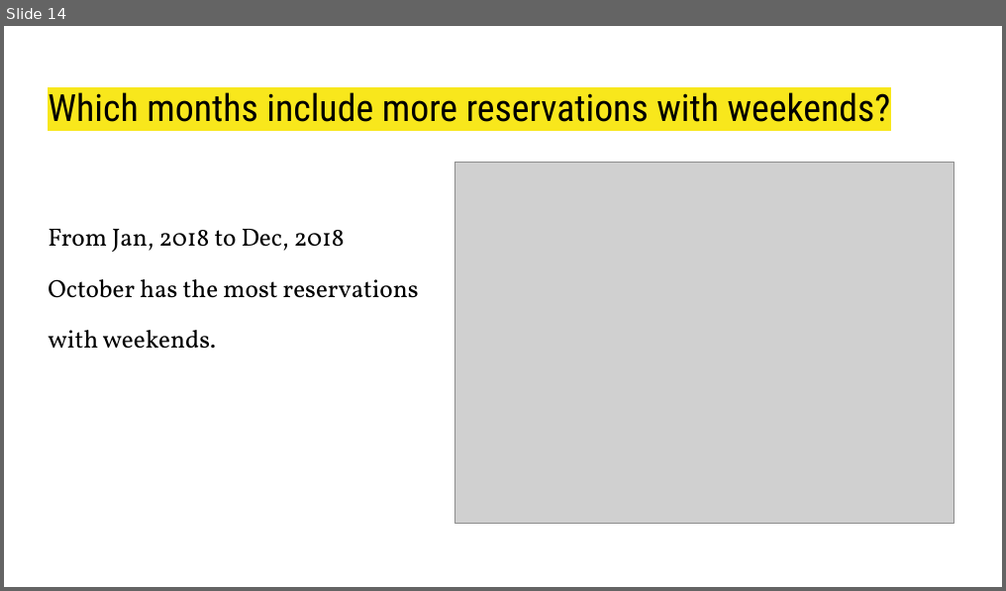
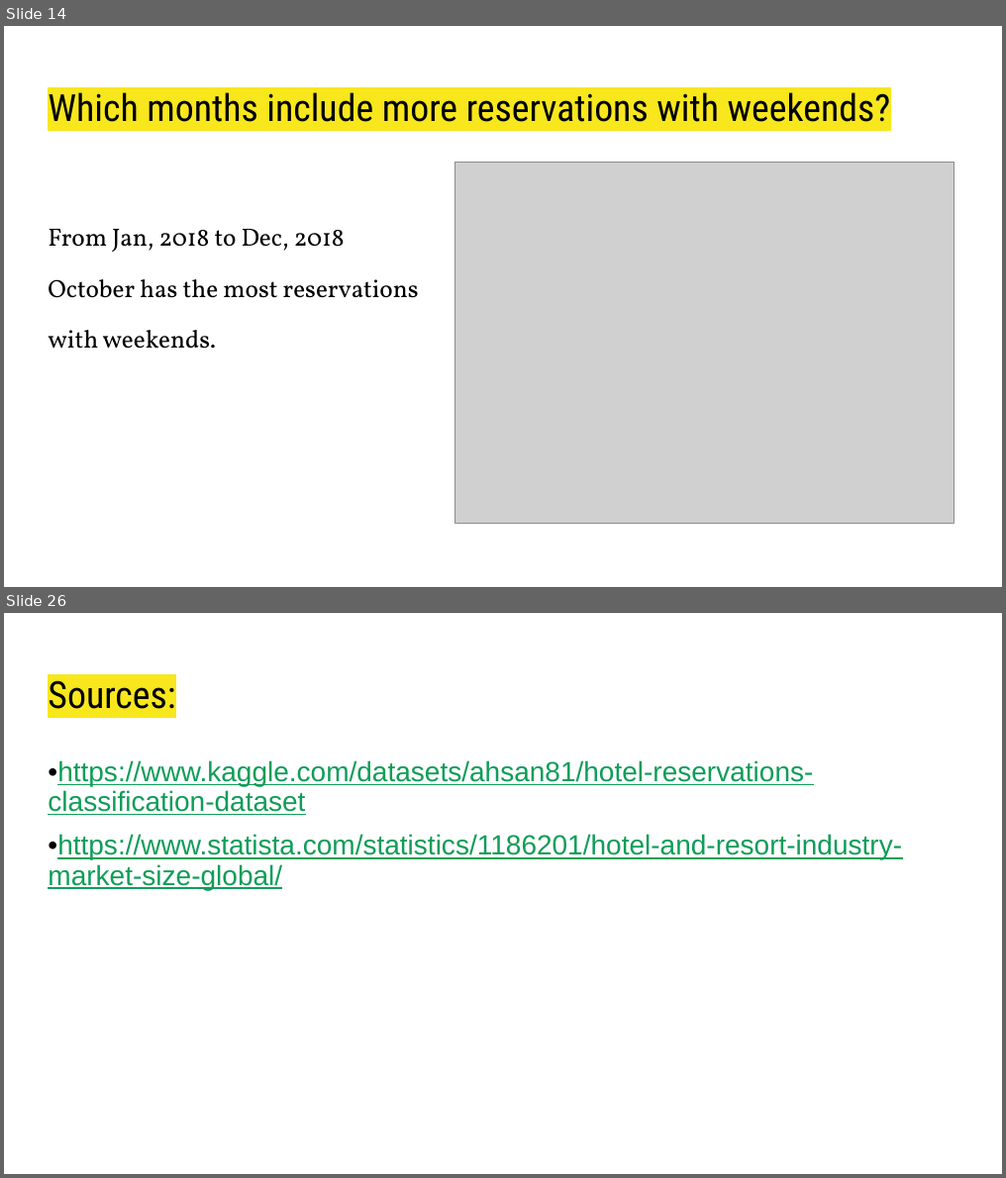
Before and after one commit to domivillacis/Hotel_reservations_analysis, a slide deck: Hotel_Reservations.pptx. Shown one above the other, each under a label of ours: slide 14 before the commit, slides 14 and 26 after it; the slides between them are not shown. The pictures are 1006x591 and 1006x1178 pixels, drawn with LibreOffice and Linux fonts; fonts in the diff are those of the drawing; grey boxes stand for pictures. Boxes give left, top, right and bottom in pixels: in the first picture for what was removed or moved away, otherwise in the second. Text is boxed around its words. In the diff, an @@ line names an element or a change of style, - is before the commit and + after.

```diff
--- a/Hotel_Reservations.pptx
+++ b/Hotel_Reservations.pptx
@@ slide 26 added at (4, 613, 1002, 1174), background #FFFFFF @@
@@ title added at (48, 680, 175, 709), 27 pt, text #000000 @@
+Sources:
@@ text added at (48, 761, 902, 890), 20 pt, text #0F9D58, underline @@
+•https://www.kaggle.com/datasets/ahsan81/hotel-reservations-classification-dataset
+•https://www.statista.com/statistics/1186201/hotel-and-resort-industry-market-size-global/
```
Also in this commit, not shown: 2 slides changed, 10 other slides added.
